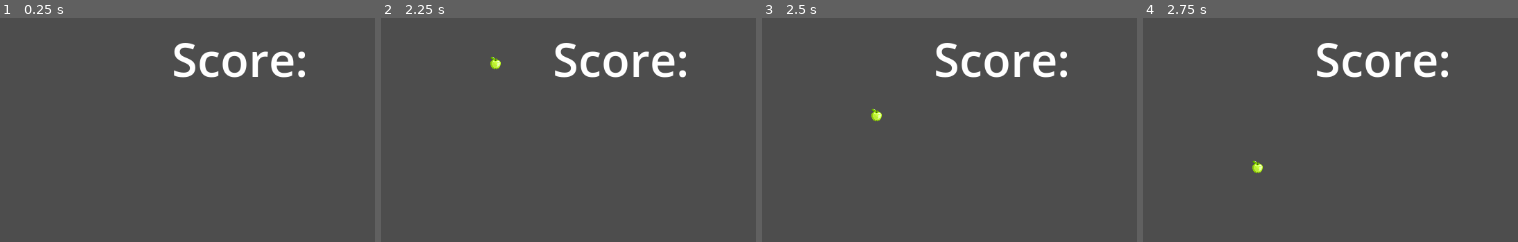
Above: before the commit, frames 1-4 (left to right).
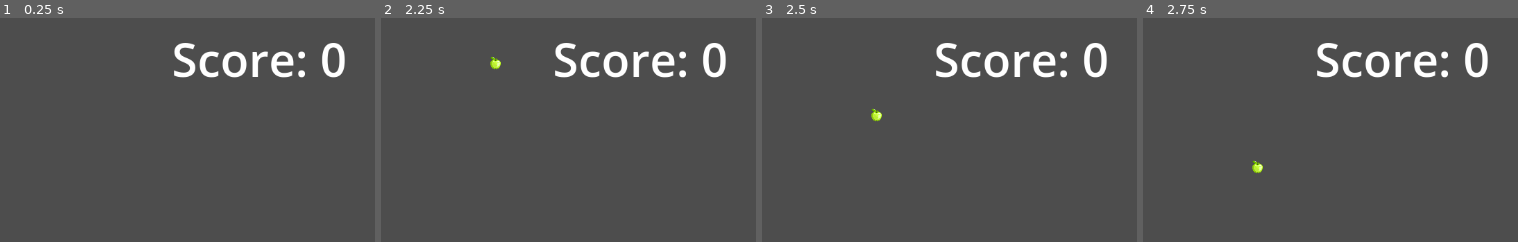
Above: after the commit, the same moments.

Repository: Milad704/Apple-Dropper
Game: Godot game, scene res://betterapple.tscn
Two runs of this game, one before a commit and one after it. Both use one fixed random seed, a clock stepped at 60 frames per second and the inputs below. After the commit the project has no main scene; this scene is started directly in both runs.
Inputs:
- Up to frame 1 (0.25 s): no input
- Up to frame 2 (2.25 s): tap Enter (ui_accept) at 0.5, 0.6, 0.77, 1.07, 1.35, 1.52, 1.82, 2.1 s; hold Right (ui_right) 0.53-2.03 s; hold Left (ui_left) from 2.03 s (still down)
- Up to frame 3 (2.5 s): keep holding Left (ui_left)
- Up to frame 4 (2.75 s): keep holding Left (ui_left)
The pictures show only the part of the screen within x 50-100%, y 0-50%; the shares and areas given below are measured in that part.

The runs differ from the first frame. In frame 1, 0.5% of the frame differs, in the area x 85-92%, y 11-27%; in frame 2, 0.5%; in frame 3, 0.5%; in frame 4, 0.5%.

Commit message:
deleted unused apple dropper

Diff:
--- a/appledropper/apple.gd
+++ /dev/null
@@ -1,19 +0,0 @@
-extends Sprite2D
-
-var y_pos = 0
-var x_pos = 0
-# Called when the node enters the scene tree for the first time.
-func _ready():
-	print ("hello world")
-	pass # Replace with function body.
-
-
-# Called every frame. 'delta' is the elapsed time since the previous frame.
-func _process(delta):
-	y_pos += 10
-	print(y_pos)
-	position = Vector2(x_pos,y_pos)
-	if y_pos > 650:
-		x_pos = randi_range(0, 1100)
-		y_pos = 0
-	pass
--- a/appledropper/appledropper.tscn
+++ /dev/null
@@ -1,37 +0,0 @@
-[gd_scene load_steps=7 format=3 uid="uid://wrsq2fv4nqrs"]
-
-[ext_resource type="Script" uid="uid://b8brpf7kqxbo3" path="res://basket.gd" id="1_dy7yq"]
-[ext_resource type="Script" uid="uid://b1qu3i1ygsree" path="res://apple.gd" id="1_lse4q"]
-[ext_resource type="Texture2D" uid="uid://by7ainh8na04c" path="res://wicker-basket.png" id="2_dy7yq"]
-[ext_resource type="Texture2D" uid="uid://78nsp2tvr1u3" path="res://apple.png" id="2_wenp2"]
-
-[sub_resource type="RectangleShape2D" id="RectangleShape2D_dy7yq"]
-
-[sub_resource type="RectangleShape2D" id="RectangleShape2D_wenp2"]
-size = Vector2(1149, 21)
-
-[node name="Node2D" type="Node2D"]
-
-[node name="basket" type="CharacterBody2D" parent="."]
-position = Vector2(545, 494)
-script = ExtResource("1_dy7yq")
-metadata/_edit_group_ = true
-
-[node name="CollisionShape2D" type="CollisionShape2D" parent="basket"]
-shape = SubResource("RectangleShape2D_dy7yq")
-
-[node name="Sprite2D" type="Sprite2D" parent="basket"]
-scale = Vector2(0.0390625, 0.03515625)
-texture = ExtResource("2_dy7yq")
-
-[node name="apple" type="Sprite2D" parent="."]
-position = Vector2(569, 49)
-scale = Vector2(0.042968757, 0.036032096)
-texture = ExtResource("2_wenp2")
-script = ExtResource("1_lse4q")
-
-[node name="StaticBody2D" type="StaticBody2D" parent="."]
-
-[node name="CollisionShape2D" type="CollisionShape2D" parent="StaticBody2D"]
-position = Vector2(580, 655.5)
-shape = SubResource("RectangleShape2D_wenp2")
--- a/appledropper/basket.gd
+++ /dev/null
@@ -1,25 +0,0 @@
-extends CharacterBody2D
-
-
-const SPEED = 300.0
-const JUMP_VELOCITY = -400.0
-
-
-func _physics_process(delta):
-	# Add the gravity.
-	if not is_on_floor():
-		velocity += get_gravity() * delta
-
-	# Handle jump.
-	if Input.is_action_just_pressed("ui_accept") and is_on_floor():
-		velocity.y = JUMP_VELOCITY
-
-	# Get the input direction and handle the movement/deceleration.
-	# As good practice, you should replace UI actions with custom gameplay actions.
-	var direction = Input.get_axis("ui_left", "ui_right")
-	if direction:
-		velocity.x = direction * SPEED
-	else:
-		velocity.x = move_toward(velocity.x, 0, SPEED)
-
-	move_and_slide()
--- a/appledropper/betterapple.tscn
+++ b/appledropper/betterapple.tscn
@@ -49,7 +49,7 @@
 offset_right = 1056.0
 offset_bottom = 105.0
 theme_override_font_sizes/font_size = 67
-text = "Score:"
+text = "Score: 0"
 
 [node name="HPLabel" type="Label" parent="."]
 offset_left = 73.0
--- a/appledropper/project.godot
+++ b/appledropper/project.godot
@@ -11,6 +11,5 @@
 [application]
 
 config/name="appledropper"
-run/main_scene="uid://wrsq2fv4nqrs"
 config/features=PackedStringArray("4.5", "Forward Plus")
 config/icon="res://icon.svg"
Not shown, removed: appledropper/apple.gd.uid
Not shown, removed: appledropper/basket.gd.uid
